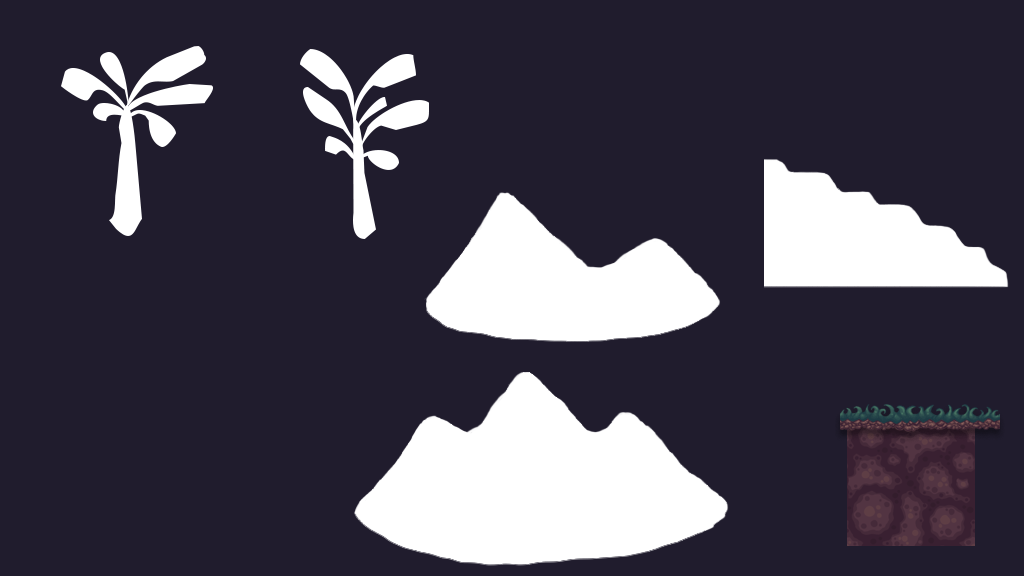
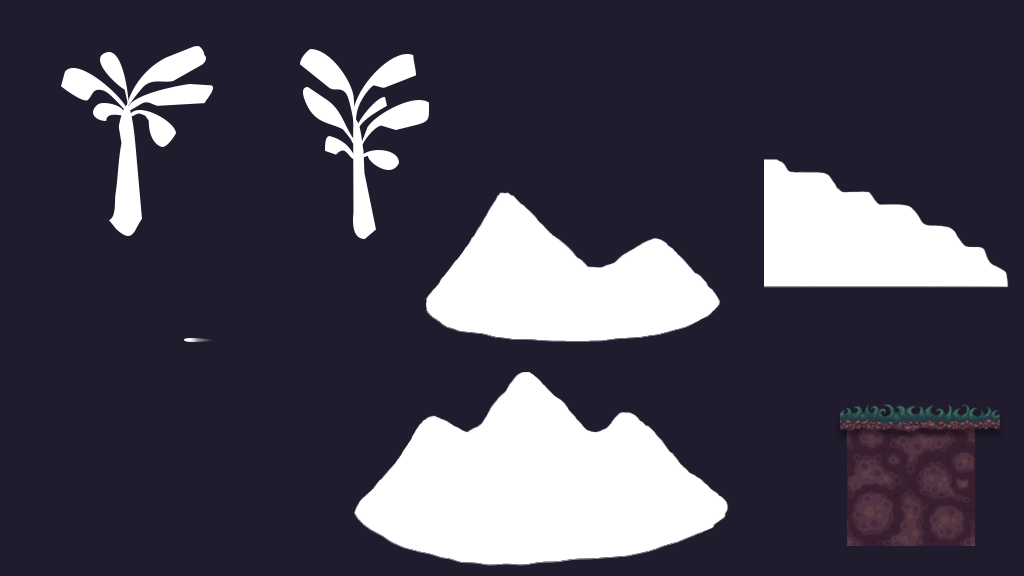
Comparing the layer stacks of the two 1024px x 576px images. Changes:
added layer "Shape 16" above "Layer 3" over left=184, top=338, right=215, bottom=342
